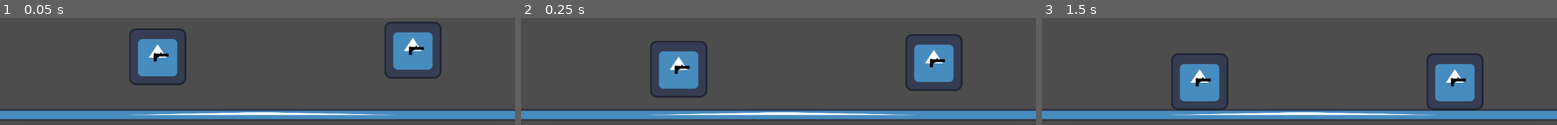
Above: before the commit, frames 1-3 (left to right).
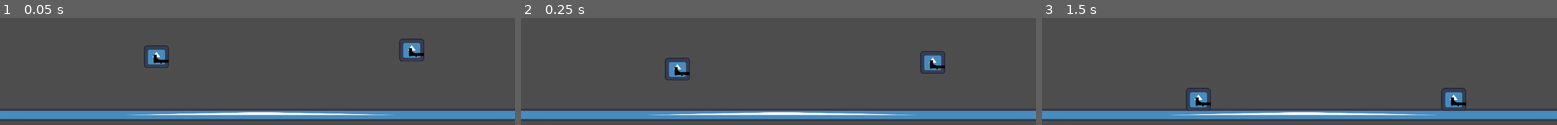
Above: after the commit, the same moments.

Repository: TK-ool/godot-fighting-game
Game: Godot game, scene res://scenen/Level.tscn
The game is run twice, just before and just after one commit, with the same random seed, the same clock (stepped at 60 frames per second) and the same inputs. The engine's default icon, where the game draws it, is replaced by a stand-in: a white triangle on a blue panel in a dark square.
Inputs:
- Up to frame 1 (0.05 s): no input
- Up to frame 2 (0.25 s): no input
- Up to frame 3 (1.5 s): tap Enter at 1.25 s

The runs differ from the first frame. In frame 1, 6.7% of the frame differs, in the area x 25-86%, y 3-63%; in frame 2, 6.6%; in frame 3, 6.8%, in the area x 25-86%, y 32-87%.

Commit message:
gun shooting

Diff:
--- a/project.godot
+++ b/project.godot
@@ -32,6 +32,21 @@
 "events": [Object(InputEventJoypadButton,"resource_local_to_scene":false,"resource_name":"","device":0,"button_index":0,"pressure":0.0,"pressed":true,"script":null)
 ]
 }
+P0_shoot={
+"deadzone": 0.2,
+"events": [Object(InputEventJoypadButton,"resource_local_to_scene":false,"resource_name":"","device":0,"button_index":10,"pressure":0.0,"pressed":true,"script":null)
+]
+}
+P0_dash_rechts={
+"deadzone": 0.2,
+"events": [Object(InputEventJoypadMotion,"resource_local_to_scene":false,"resource_name":"","device":0,"axis":5,"axis_value":1.0,"script":null)
+]
+}
+P0_dash_links={
+"deadzone": 0.2,
+"events": [Object(InputEventJoypadMotion,"resource_local_to_scene":false,"resource_name":"","device":-1,"axis":4,"axis_value":1.0,"script":null)
+]
+}
 P1_links={
 "deadzone": 0.2,
 "events": [Object(InputEventJoypadButton,"resource_local_to_scene":false,"resource_name":"","device":1,"button_index":13,"pressure":0.0,"pressed":true,"script":null)
@@ -47,6 +62,21 @@
 "events": [Object(InputEventJoypadButton,"resource_local_to_scene":false,"resource_name":"","device":1,"button_index":0,"pressure":0.0,"pressed":true,"script":null)
 ]
 }
+P1_shoot={
+"deadzone": 0.2,
+"events": [Object(InputEventJoypadButton,"resource_local_to_scene":false,"resource_name":"","device":1,"button_index":10,"pressure":0.0,"pressed":true,"script":null)
+]
+}
+P1_dash_rechts={
+"deadzone": 0.2,
+"events": [Object(InputEventJoypadMotion,"resource_local_to_scene":false,"resource_name":"","device":1,"axis":5,"axis_value":1.0,"script":null)
+]
+}
+P1_dash_links={
+"deadzone": 0.2,
+"events": [Object(InputEventJoypadMotion,"resource_local_to_scene":false,"resource_name":"","device":1,"axis":4,"axis_value":1.0,"script":null)
+]
+}
 
 [physics]
 
--- a/scenen/Player.tscn
+++ b/scenen/Player.tscn
@@ -5,17 +5,18 @@
 [ext_resource type="PackedScene" uid="uid://g64rmryrtbx8" path="res://scenen/gun.tscn" id="3_kne1u"]
 
 [sub_resource type="RectangleShape2D" id="RectangleShape2D_e80uo"]
-size = Vector2(129, 130)
+size = Vector2(55, 51)
 
 [node name="CharacterBody2D" type="CharacterBody2D" unique_id=1404308864]
 script = ExtResource("1_kpjcp")
 
 [node name="Sprite2D" type="Sprite2D" parent="." unique_id=500274965]
-position = Vector2(1.58, 0)
+position = Vector2(-1, -3.8146973e-06)
+scale = Vector2(0.43296874, 0.3984375)
 texture = ExtResource("2_kne1u")
 
 [node name="CollisionShape2D" type="CollisionShape2D" parent="." unique_id=194136664]
-position = Vector2(0.5, 0)
+position = Vector2(-0.5, -0.5)
 shape = SubResource("RectangleShape2D_e80uo")
 
 [node name="Gun" parent="." unique_id=418450671 instance=ExtResource("3_kne1u")]
--- /dev/null
+++ b/scenen/bullet.gd
@@ -0,0 +1,8 @@
+extends Node2D
+
+
+const Speed: int = 600
+
+# Called every frame. 'delta' is the elapsed time since the previous frame.
+func _process(delta: float) -> void:
+	position += transform.x * Speed * delta
--- /dev/null
+++ b/scenen/bullet.tscn
@@ -0,0 +1,10 @@
+[gd_scene format=3 uid="uid://bpbgsyrbrpjm"]
+
+[ext_resource type="Script" uid="uid://bhoq4nu3buqpx" path="res://scenen/bullet.gd" id="1_v2j1n"]
+[ext_resource type="Texture2D" uid="uid://6jqr72tpedm5" path="res://Texturen/Test_bullet.png" id="1_vxpgi"]
+
+[node name="Bullet" type="Node2D" unique_id=901207169]
+script = ExtResource("1_v2j1n")
+
+[node name="Sprite2D" type="Sprite2D" parent="." unique_id=1736693349]
+texture = ExtResource("1_vxpgi")
--- a/scenen/gun.tscn
+++ b/scenen/gun.tscn
@@ -10,3 +10,13 @@
 position = Vector2(9, 2.9999995)
 scale = Vector2(1.35, 1.2666667)
 texture = ExtResource("1_vk1bi")
+flip_v = true
+
+[node name="Marker2D" type="Marker2D" parent="Sprite2D" unique_id=1712222138]
+show_behind_parent = true
+position = Vector2(16.296297, -5.5263147)
+scale = Vector2(0.7407407, 0.7894736)
+
+[node name="Marker2D2" type="Marker2D" parent="Sprite2D" unique_id=1193412261]
+position = Vector2(16.296297, 5.5263166)
+scale = Vector2(0.7407407, 0.7894736)
--- a/scripts/Player.gd
+++ b/scripts/Player.gd
@@ -3,7 +3,7 @@
 signal device_id(player_id:int)
 
 const SPEED = 300.0
-const JUMP_VELOCITY = -400.0
+const JUMP_VELOCITY = -600.0
 @export var device : int = 0
 var deadzone : int = 0.2
 
--- a/scripts/gun.gd
+++ b/scripts/gun.gd
@@ -2,6 +2,13 @@
 
 var player_ID : int = 0
 
+var face_right
+
+const Bullet = preload("res://scenen/bullet.tscn")
+
+
+@onready var gunpoint_links: Marker2D = $Sprite2D/Marker2D2
+@onready var gunpoint: Marker2D = $Sprite2D/Marker2D
 @onready var sprite_2d: Sprite2D = $Sprite2D
 
 var deadzone: float = 0.2
@@ -28,13 +35,27 @@
 		#rotation = lerp_angle(	rotation, target_angle, rotation_lerp_weight)
 
 		flip_rotation()
+		Shoot()
 
 func flip_rotation():
 	rotation_degrees = wrap(rotation_degrees, 0, 360)
 	if rotation_degrees > 90 and rotation_degrees	< 270:
 		sprite_2d.flip_v = true
+		face_right = false
+
 	else:
 		sprite_2d.flip_v = false
+		face_right = true
+
+func Shoot():
+	if Input.is_action_just_pressed("P%d_shoot" % player_ID):
+		var bullet_instance = Bullet.instantiate()
+		get_tree().root.add_child(bullet_instance)
+		if face_right == true:
+			bullet_instance.global_position = gunpoint.global_position
+		else:
+			bullet_instance.global_position = gunpoint_links.global_position
+		bullet_instance.rotation = rotation
 
 
 func _on_character_body_2d_device_id(player_id: int) -> void:
Binary file added: Texturen/Test_bullet.png
Not shown, added: Texturen/Test_bullet.png.import
Not shown, added: scenen/bullet.gd.uid
